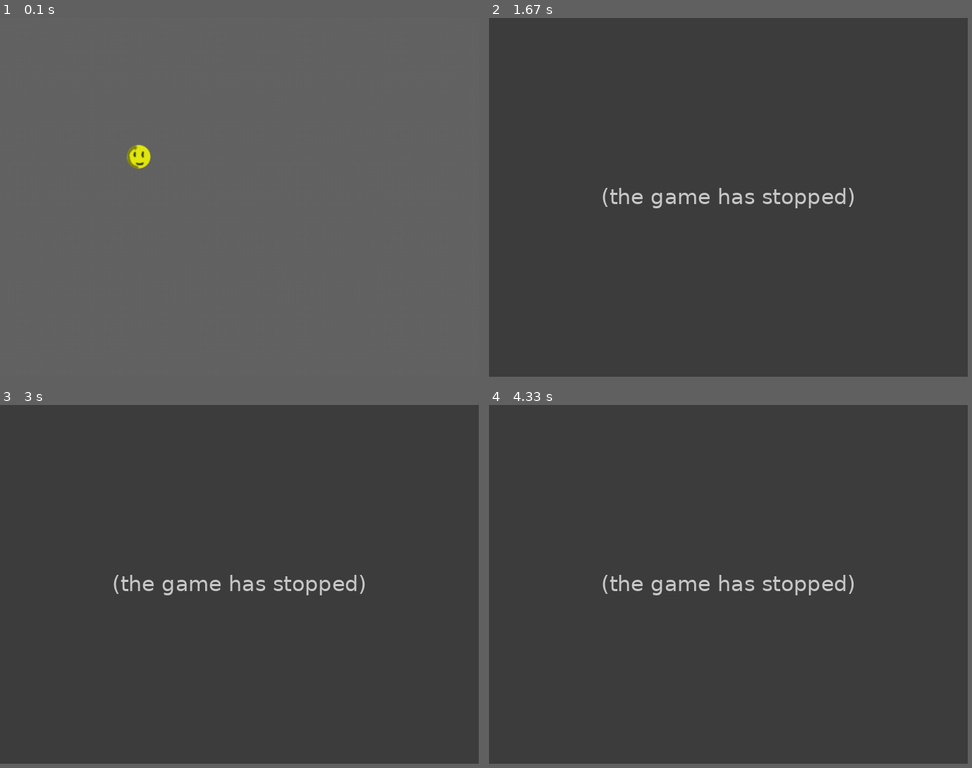
Above: before the commit, frames 1-4 (two rows, left to right).
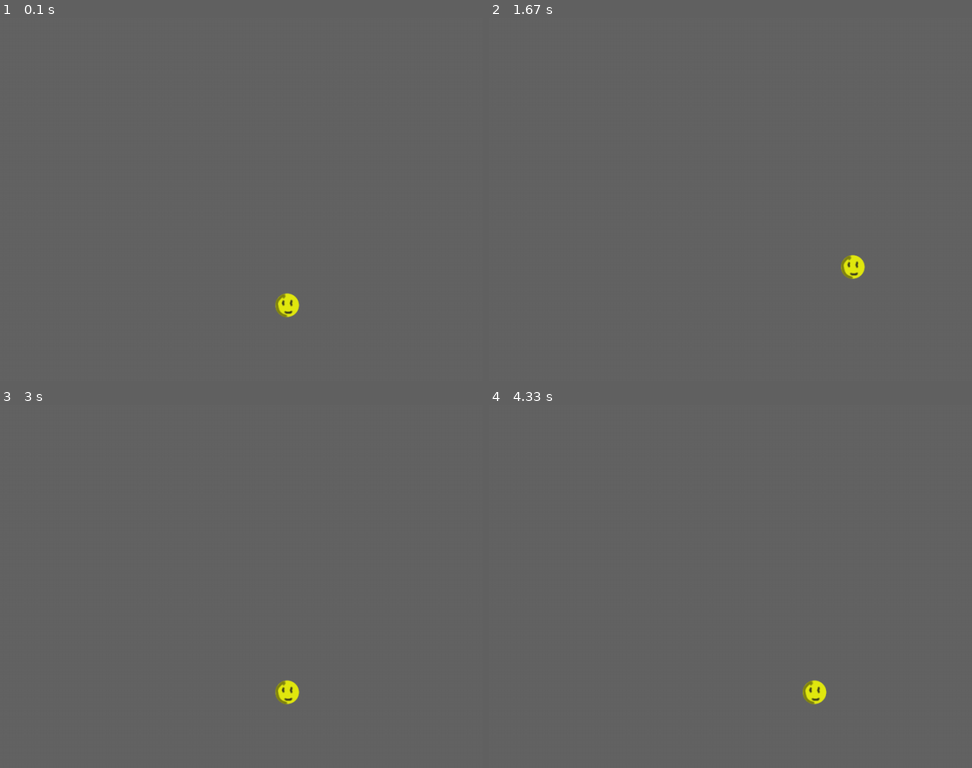
Above: after the commit, the same moments.

Repository: gmclapp/Personal_library
Game: pygame game, started from Game/main.py
Same seed, same stepped clock (60 frames per second), same inputs: the game is played once before the commit and once after it.
Inputs:
- Up to frame 1 (0.1 s): no input
- Up to frame 2 (1.67 s): hold D 0.33-0.8 s; hold W 0.83-1.13 s; hold D 1.17-1.63 s
- Up to frame 3 (3 s): hold A 1.67-2.2 s; hold S 2.23-2.53 s; hold A 2.57-2.97 s
- Up to frame 4 (4.33 s): hold W 3-3.37 s; hold D 3.4-4.03 s; hold S from 4.07 s (still down)
In our replay, the window is 679x509 before the commit and 900x815 after it. These sizes can differ from the game's own. Grey fills any space a smaller window leaves; there, only what the larger window draws over its background counts as a difference.

The runs differ from the first frame. In frame 1, 0.5% of the frame differs, in the area x 26-63%, y 34-83%; in frame 2, 98%, in the area x 0-100%, y 0-99%; in frame 3, 98%; in frame 4, 98%.
Error before the commit: NameError: name 'player' is not defined (main.py line 82); the game stopped at 0.33 s (later frames are placeholders)

Commit message:
Add player movement
- Add the ability for the player to move using WASD
- Resize screen to accomodate a 15x15 tile scene

Diff:
--- a/Game/constants.py
+++ b/Game/constants.py
@@ -1,10 +1,6 @@
 import pygame
 
 pygame.init()
-
-# Game sizes
-GAME_WIDTH = 800
-GAME_HEIGHT = 600
 
 # Scene sizes are number of tiles in the scene.
 SCENE_WIDTH_TILES = 15
@@ -15,6 +11,10 @@
 
 SCENE_WIDTH = SCENE_WIDTH_TILES * RES
 SCENE_HEIGHT = SCENE_HEIGHT_TILES * RES
+
+# Game sizes
+GAME_WIDTH = SCENE_WIDTH + 100
+GAME_HEIGHT = SCENE_HEIGHT
 
 # Color definitions
 COLOR_BLACK = (0,0,0)
--- a/Game/main.py
+++ b/Game/main.py
@@ -19,9 +19,9 @@
         surf.blit(self.sprite, (self.x*constants.RES, self.y*constants.RES))
 
     def move(self, dx, dy):
-        if GAME_MAP[self.x + dx][self.y+dy].block_path == False:
-            self.x += dx
-            self.y += dy
+##        if GAME_MAP[self.x + dx][self.y+dy].block_path == False:
+        self.x += dx
+        self.y += dy
 
 class game_object():
     def __init__(self):
@@ -49,19 +49,21 @@
     pygame.display.quit()
     pygame.quit()
 
-def draw_game(SURFACE_MAIN):
+def draw_game(game_obj):
 
-    SURFACE_MAIN.fill(constants.DEFAULT_BG)
+    game_obj.SURFACE_MAIN.fill(constants.DEFAULT_BG)
 
     # draw the scene
 
     # draw the character
-    SURFACE_MAIN.blit(constants.S_PLAYER, (200,200))
+    for a in game_obj.actor_list:
+        game_obj.SURFACE_MAIN.blit(a.sprite, (a.x*constants.RES,a.y*constants.RES))
 
     pygame.display.flip()
 
 def game_main_loop(game_obj):
     game_quit = False
+    cheat_codes = False
     fpsClock = pygame.time.Clock()
 
     while not game_quit:
@@ -73,15 +75,15 @@
 
             if event.type == pygame.KEYDOWN:
                 if event.key == pygame.K_w:
-                    player.move(0,-1)
+                    game_obj.actor_list[0].move(0,-1)
                 if event.key == pygame.K_a:
-                    player.move(-1,0)
+                    game_obj.actor_list[0].move(-1,0)
                 if event.key == pygame.K_s:
-                    player.move(0,1)
+                    game_obj.actor_list[0].move(0,1)
                 if event.key == pygame.K_d:
-                    player.move(1,0)
+                    game_obj.actor_list[0].move(1,0)
 
-        draw_game(game_obj.SURFACE_MAIN)
+        draw_game(game_obj)
         fpsClock.tick(60)
 
     quit_nicely()
@@ -95,7 +97,7 @@
     game_obj.map = map_create()
     game_obj.load()
 
-    game_obj.actor_list.append(actor(0,0,constants.S_PLAYER))
+    game_obj.actor_list.append(actor(7,7,constants.S_PLAYER))
 
     return(game_obj)
 
